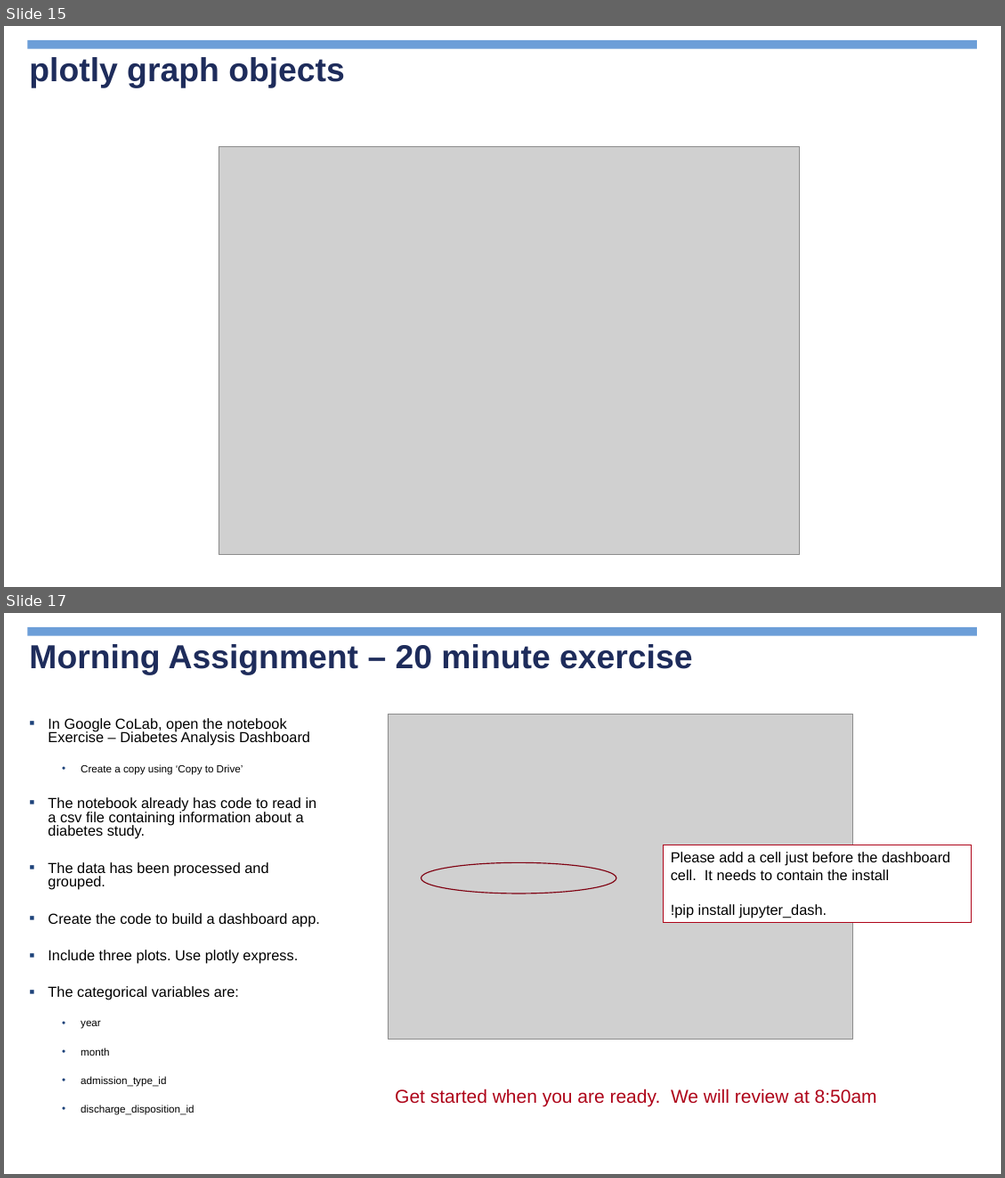
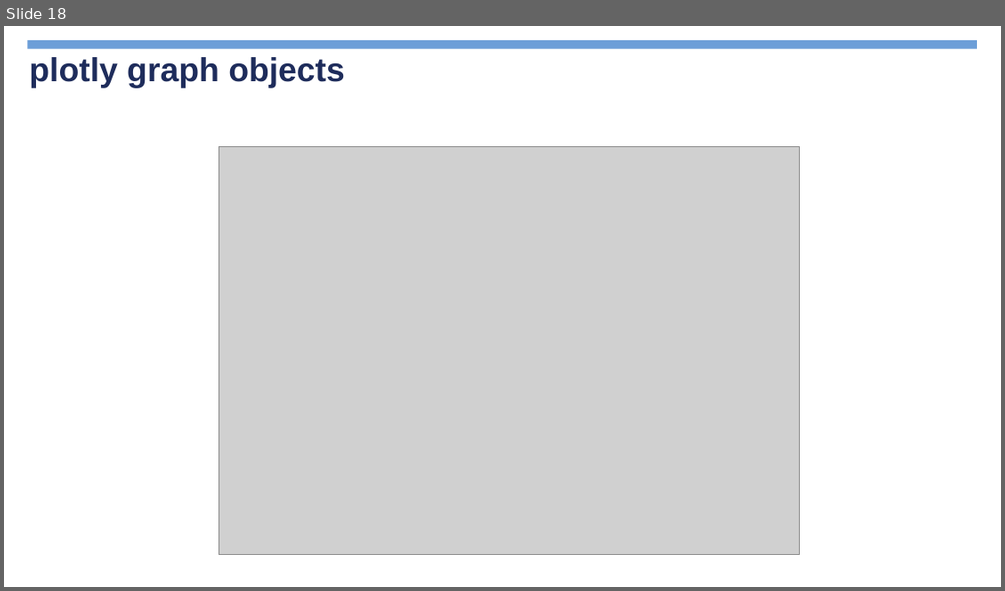
Before and after one commit to jimcody2014/Python-CDC, a slide deck: Dashboards/notes/Python Dashboards.pptx. Shown one above the other, each under a label of ours: slides 15 and 17 before the commit, slide 18 after it; the slides between them are not shown. The pictures are 1005x1178 and 1005x591 pixels, drawn with LibreOffice and Linux fonts; fonts in the diff are those of the drawing; grey boxes stand for pictures; background and template pictures are left out. Boxes give left, top, right and bottom in pixels: in the first picture for what was removed or moved away, otherwise in the second. Text is boxed around its words. In the diff, an @@ line names an element or a change of style, - is before the commit and + after.

```diff
--- a/Dashboards/notes/Python Dashboards.pptx
+++ b/Dashboards/notes/Python Dashboards.pptx
@@ slide 17 removed at (x1=4, y1=613, x2=1001, y2=1174), background picture (left out); not listed: 1 template element that a slide beside it also shows @@
@@ title removed at (x1=29, y1=644, x2=692, y2=675) @@
-Morning Assignment – 20 minute exercise
@@ text removed at (x1=48, y1=718, x2=320, y2=1115) @@
-▪ In Google CoLab, open the notebook Exercise – Diabetes Analysis Dashboard
-  • Create a copy using ‘Copy to Drive’
-▪ The notebook already has code to read in a csv file containing information about a diabetes study.
-▪ The data has been processed and grouped.
-▪ Create the code to build a dashboard app.
-▪ Include three plots. Use plotly express.
-▪ The categorical variables are:
-  • year
-  • month
-  • admission_type_id
-  • discharge_disposition_id
@@ picture removed at (x1=388, y1=714, x2=853, y2=1038) @@
@@ rectangle removed at (x1=663, y1=844, x2=971, y2=923) @@
-Please add a cell just before the dashboard cell. It needs to contain the install
-!pip install jupyter_dash.
@@ ellipse removed at (x1=421, y1=863, x2=616, y2=893) @@
@@ text removed at (x1=395, y1=1088, x2=877, y2=1107) @@
-Get started when you are ready. We will review at 8:50am
@@ page number removed at (x1=769, y1=1135, x2=994, y2=1165) @@
-17
@@ what was slide 15 is now slide 18 @@
```
Also in this commit, not shown: 3 slides changed, 4 slides added, 3 other slides removed, 19 other files.
